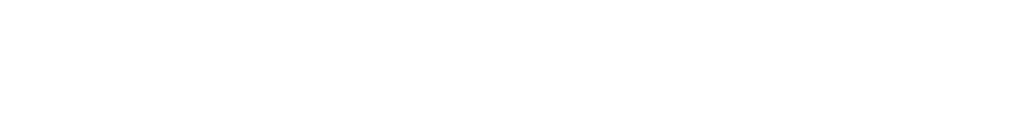
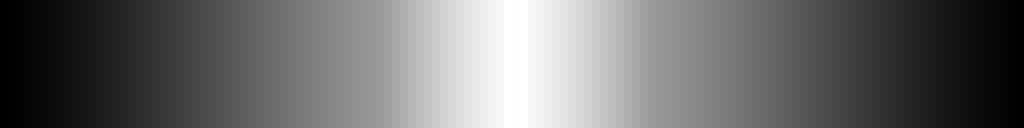
Comparing the layer stacks of the two 1024 × 128 images. Changes:
added layer "EXP" above "FULL" over (8, 0, 1024, 128)
renamed "Layer 2" to "FULL", hid it over (8, 0, 1024, 128)
showed "Layer 1" over (0, 0, 1024, 128)
